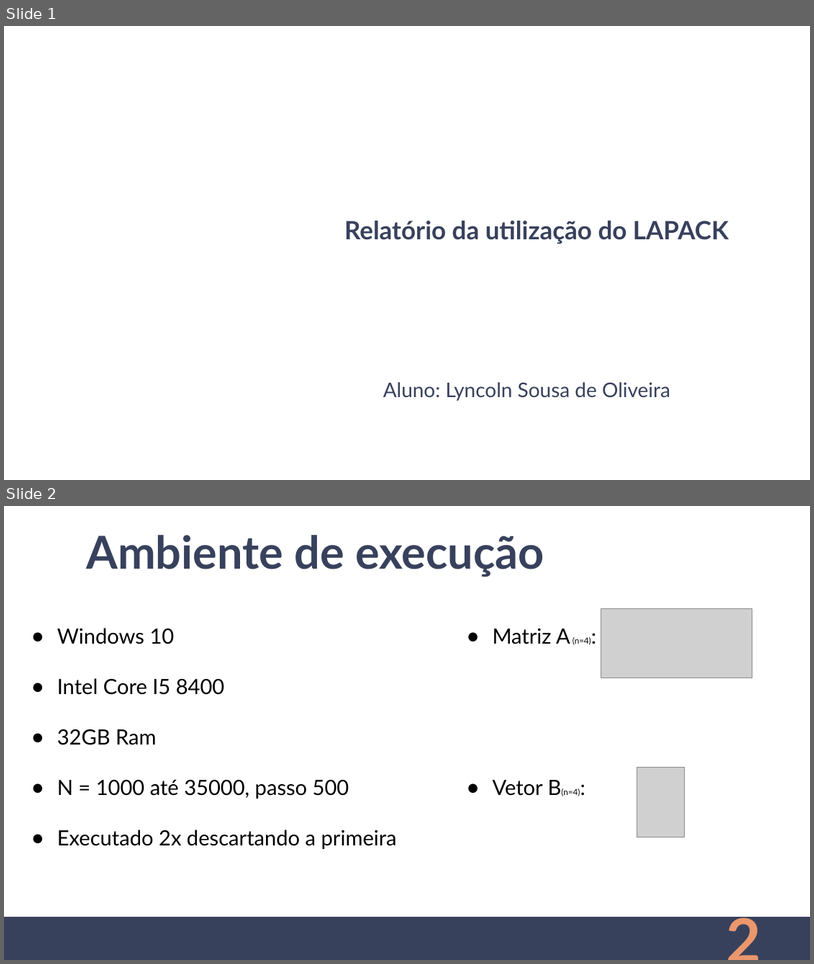
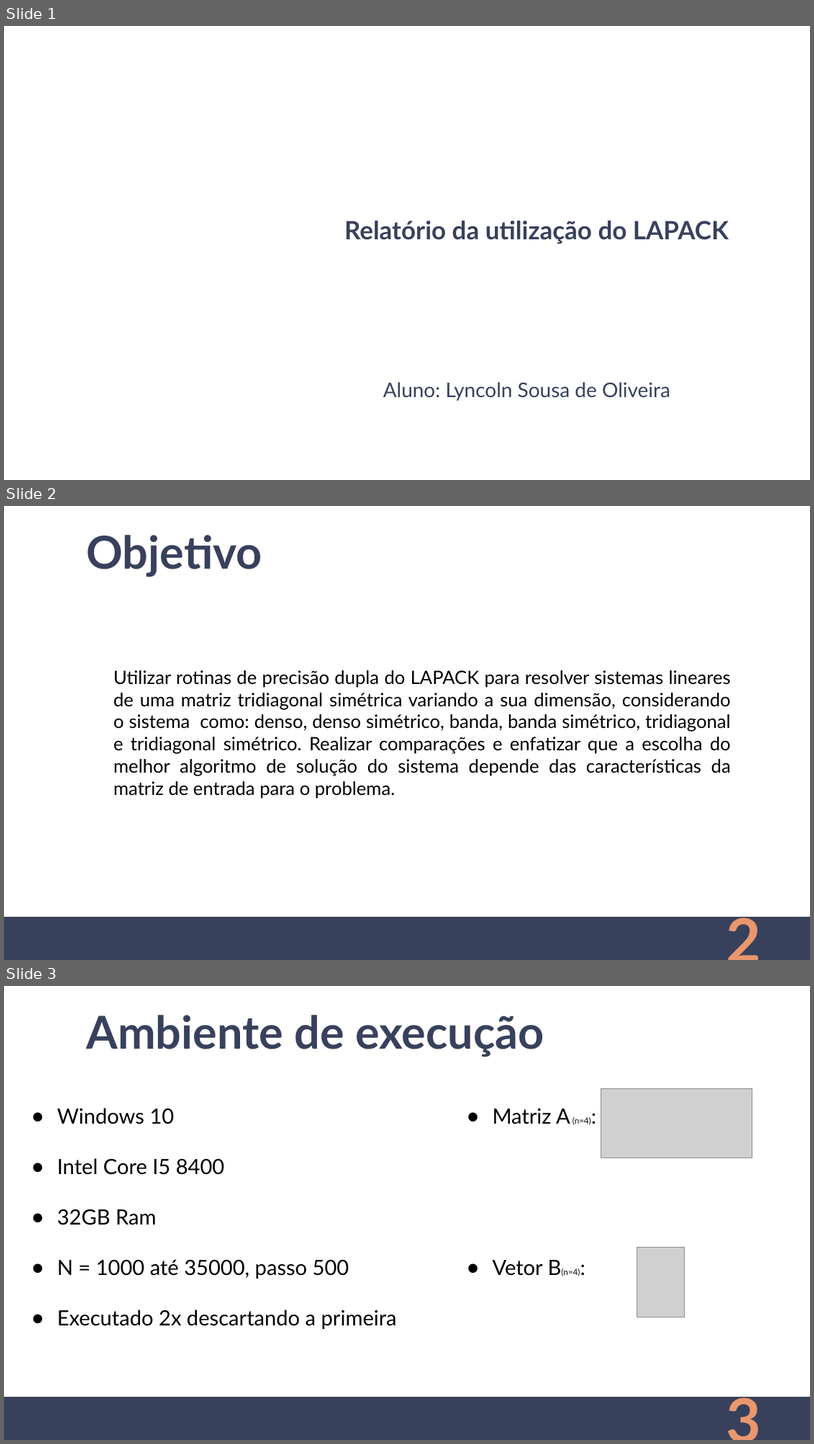
Before and after one commit to Lyncoln/Scientific-Computing-COPPE, a slide deck: Lapack/Apresentação Lapack Computação Científica.pptx. Shown one above the other, each under a label of ours: slides 1 and 2 before the commit, slides 1, 2 and 3 after it. The pictures are 814x964 and 814x1444 pixels, drawn with LibreOffice and Linux fonts; fonts in the diff are those of the drawing; grey boxes stand for pictures; background and template pictures are left out. Boxes give left, top, right and bottom in pixels: in the first picture for what was removed or moved away, otherwise in the second. Text is boxed around its words. In the diff, an @@ line names an element or a change of style, - is before the commit and + after.

Commit message:
add objective to presentation

```diff
--- a/Lapack/Apresentação Lapack Computação Científica.pptx
+++ b/Lapack/Apresentação Lapack Computação Científica.pptx
@@ slide 2 added at (x1=4, y1=506, x2=810, y2=960), background #FFFFFF; not listed: 2 template elements that a slide beside it also shows @@
@@ title added at (x1=87, y1=535, x2=262, y2=577), 54 pt, text #38415C, bold @@
+Objetivo
@@ text added at (x1=113, y1=670, x2=731, y2=798), 22 pt, text #000000 @@
+Utilizar rotinas de precisão dupla do LAPACK para resolver sistemas lineares de uma matriz tridiagonal simétrica variando a sua dimensão, considerando o sistema como: denso, denso simétrico, banda, banda simétrico, tridiagonal e tridiagonal simétrico. Realizar comparações e enfatizar que a escolha do melhor algoritmo de solução do sistema depende das características da matriz de entrada para o problema.
@@ page number added at (x1=586, y1=926, x2=767, y2=950), 72 pt, text #EB976D, bold @@
+2
@@ what was slide 2 is now slide 3 @@
@@ page number at (x1=586, y1=1406, x2=767, y2=1430): text changed @@
-2
+3
```
Also in this commit, not shown: 1 other file.
